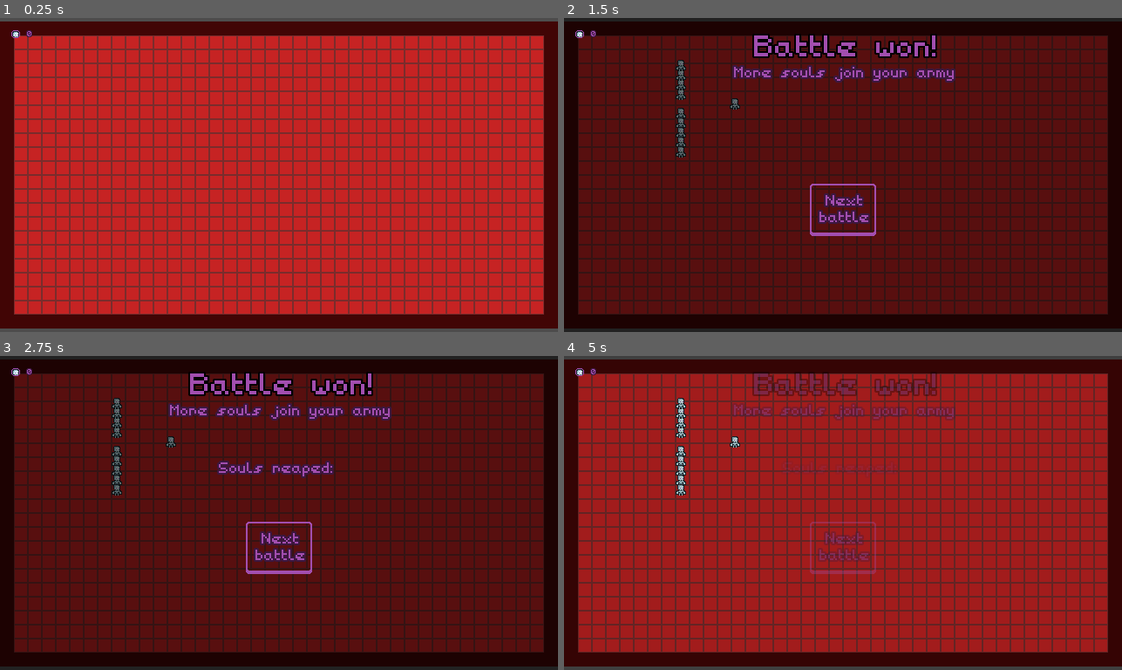
Above: before the commit, frames 1-4 (two rows, left to right).
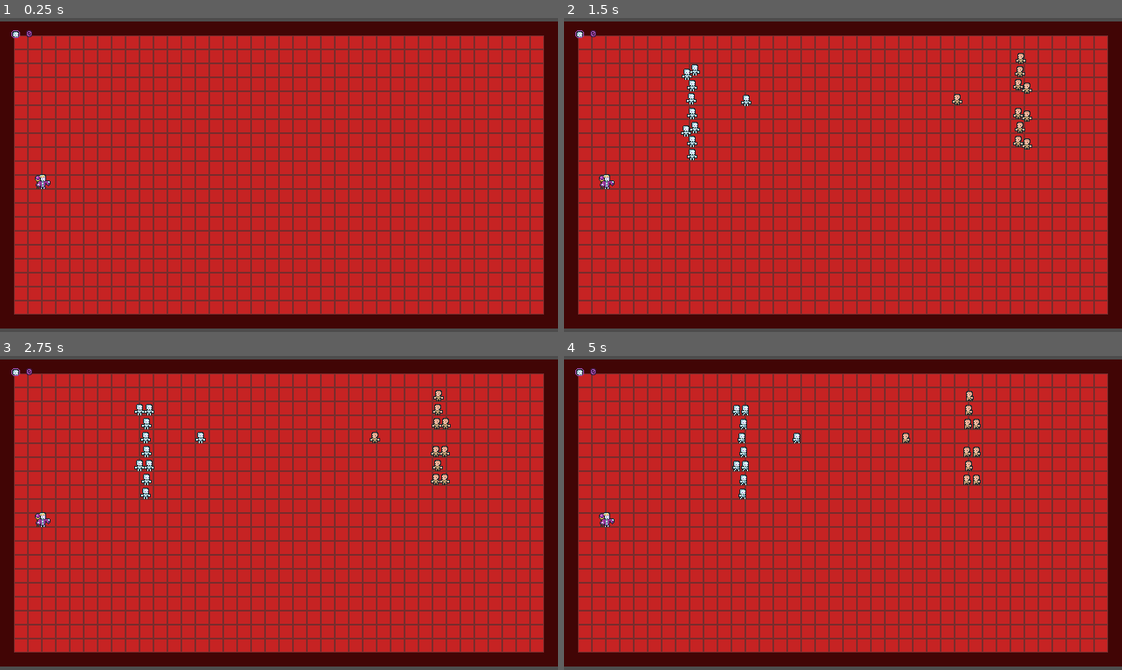
Above: after the commit, the same moments.

Repository: Hugo-Carbiener/Tinycromancer
Game: Godot game, scene res://scenes/combat.tscn
The game is run twice, just before and just after one commit, with the same random seed, the same clock (stepped at 60 frames per second) and the same inputs.
Inputs (mouse positions are in pixels of both pictures, inside the frame that each line leads up to):
- Up to frame 1 (0.25 s): no input
- Up to frame 2 (1.5 s): tap Enter at 0.5 s; tap Space (espace) at 0.6 s; click (843, 209) at 1.27 s
- Up to frame 3 (2.75 s): click (279, 547) at 2.02 s
- Up to frame 4 (5 s): click (843, 547) at 2.77 s; tap Space (espace) at 3.6, 4.35 s

The runs differ from the first frame. In frame 1, less than 0.1% of the frame differs, in the area x 6-10%, y 49-55%; in frame 2, 100%; in frame 3, 100%, in the area x 0-100%, y 0-100%; in frame 4, 66%.
Error before the commit: Invalid assignment of property or key 'ennemy_troops' with value of type 'Dictionary' on a base object of type 'Node2D (Spawner)'. (res://scripts/combat/Combat…

Commit message:
Add lich animations

Diff:
--- a/tini-cromancer/scenes/combat.tscn
+++ b/tini-cromancer/scenes/combat.tscn
@@ -10,6 +10,154 @@
 [ext_resource type="PackedScene" uid="uid://b5ghoydk6ffix" path="res://scenes/ui/large-texture-button.tscn" id="7_8we11"]
 [ext_resource type="PackedScene" uid="uid://bmneu2br407fk" path="res://scenes/ui/currency_icon.tscn" id="7_osi8t"]
 [ext_resource type="LabelSettings" uid="uid://iv4116vilm50" path="res://fonts/default.tres" id="9_sa5k0"]
+[ext_resource type="Texture2D" uid="uid://dka40be4qxpvw" path="res://sprites/assets_lich-idle.png" id="11_hmy61"]
+[ext_resource type="Texture2D" uid="uid://8haheuix2qg8" path="res://sprites/assets_lich-spell.png" id="12_0qyji"]
+[ext_resource type="Texture2D" uid="uid://bhsl3yry2qeex" path="res://sprites/assets_lich-spell-2.png" id="13_xkyey"]
+[ext_resource type="Script" uid="uid://c21uihntx4y80" path="res://scripts/combat/LichManager.gd" id="14_0qyji"]
+
+[sub_resource type="AtlasTexture" id="AtlasTexture_u07v1"]
+atlas = ExtResource("11_hmy61")
+region = Rect2(0, 0, 32, 32)
+
+[sub_resource type="AtlasTexture" id="AtlasTexture_hkish"]
+atlas = ExtResource("11_hmy61")
+region = Rect2(32, 0, 32, 32)
+
+[sub_resource type="AtlasTexture" id="AtlasTexture_a5n2y"]
+atlas = ExtResource("11_hmy61")
+region = Rect2(64, 0, 32, 32)
+
+[sub_resource type="AtlasTexture" id="AtlasTexture_v3mio"]
+atlas = ExtResource("11_hmy61")
+region = Rect2(96, 0, 32, 32)
+
+[sub_resource type="AtlasTexture" id="AtlasTexture_5wjy3"]
+atlas = ExtResource("11_hmy61")
+region = Rect2(128, 0, 32, 32)
+
+[sub_resource type="AtlasTexture" id="AtlasTexture_yxda2"]
+atlas = ExtResource("11_hmy61")
+region = Rect2(160, 0, 32, 32)
+
+[sub_resource type="AtlasTexture" id="AtlasTexture_86pfq"]
+atlas = ExtResource("12_0qyji")
+region = Rect2(0, 0, 32, 32)
+
+[sub_resource type="AtlasTexture" id="AtlasTexture_tx6c6"]
+atlas = ExtResource("12_0qyji")
+region = Rect2(32, 0, 32, 32)
+
+[sub_resource type="AtlasTexture" id="AtlasTexture_5mjvh"]
+atlas = ExtResource("12_0qyji")
+region = Rect2(64, 0, 32, 32)
+
+[sub_resource type="AtlasTexture" id="AtlasTexture_8f6io"]
+atlas = ExtResource("12_0qyji")
+region = Rect2(96, 0, 32, 32)
+
+[sub_resource type="AtlasTexture" id="AtlasTexture_bug7f"]
+atlas = ExtResource("12_0qyji")
+region = Rect2(128, 0, 32, 32)
+
+[sub_resource type="AtlasTexture" id="AtlasTexture_qocgv"]
+atlas = ExtResource("12_0qyji")
+region = Rect2(160, 0, 32, 32)
+
+[sub_resource type="AtlasTexture" id="AtlasTexture_fjou6"]
+atlas = ExtResource("13_xkyey")
+region = Rect2(0, 0, 32, 32)
+
+[sub_resource type="AtlasTexture" id="AtlasTexture_454rk"]
+atlas = ExtResource("13_xkyey")
+region = Rect2(32, 0, 32, 32)
+
+[sub_resource type="AtlasTexture" id="AtlasTexture_dtg3y"]
+atlas = ExtResource("13_xkyey")
+region = Rect2(64, 0, 32, 32)
+
+[sub_resource type="AtlasTexture" id="AtlasTexture_obhcq"]
+atlas = ExtResource("13_xkyey")
+region = Rect2(96, 0, 32, 32)
+
+[sub_resource type="AtlasTexture" id="AtlasTexture_xhvpo"]
+atlas = ExtResource("13_xkyey")
+region = Rect2(128, 0, 32, 32)
+
+[sub_resource type="AtlasTexture" id="AtlasTexture_2niml"]
+atlas = ExtResource("13_xkyey")
+region = Rect2(160, 0, 32, 32)
+
+[sub_resource type="SpriteFrames" id="SpriteFrames_knbq0"]
+animations = [{
+"frames": [{
+"duration": 1.0,
+"texture": SubResource("AtlasTexture_u07v1")
+}, {
+"duration": 1.0,
+"texture": SubResource("AtlasTexture_hkish")
+}, {
+"duration": 1.0,
+"texture": SubResource("AtlasTexture_a5n2y")
+}, {
+"duration": 1.0,
+"texture": SubResource("AtlasTexture_v3mio")
+}, {
+"duration": 1.0,
+"texture": SubResource("AtlasTexture_5wjy3")
+}, {
+"duration": 1.0,
+"texture": SubResource("AtlasTexture_yxda2")
+}],
+"loop": true,
+"name": &"idle",
+"speed": 5.0
+}, {
+"frames": [{
+"duration": 1.0,
+"texture": SubResource("AtlasTexture_86pfq")
+}, {
+"duration": 1.0,
+"texture": SubResource("AtlasTexture_tx6c6")
+}, {
+"duration": 1.0,
+"texture": SubResource("AtlasTexture_5mjvh")
+}, {
+"duration": 1.0,
+"texture": SubResource("AtlasTexture_8f6io")
+}, {
+"duration": 1.0,
+"texture": SubResource("AtlasTexture_bug7f")
+}, {
+"duration": 1.0,
+"texture": SubResource("AtlasTexture_qocgv")
+}],
+"loop": false,
+"name": &"spell-1",
+"speed": 5.0
+}, {
+"frames": [{
+"duration": 1.0,
+"texture": SubResource("AtlasTexture_fjou6")
+}, {
+"duration": 1.0,
+"texture": SubResource("AtlasTexture_454rk")
+}, {
+"duration": 1.0,
+"texture": SubResource("AtlasTexture_dtg3y")
+}, {
+"duration": 1.0,
+"texture": SubResource("AtlasTexture_obhcq")
+}, {
+"duration": 1.0,
+"texture": SubResource("AtlasTexture_xhvpo")
+}, {
+"duration": 1.0,
+"texture": SubResource("AtlasTexture_2niml")
+}],
+"loop": true,
+"name": &"spell-2",
+"speed": 5.0
+}]
 
 [sub_resource type="NavigationPolygon" id="NavigationPolygon_4l26h"]
 vertices = PackedVector2Array(8, 8, -8, 8, -8, -8, 8, -8)
@@ -34,9 +182,28 @@
 navigation_layer_0/layers = 1
 sources/0 = SubResource("TileSetAtlasSource_qajva")
 
-[node name="Combat" type="Node2D" node_paths=PackedStringArray("spawner")]
+[node name="Combat" type="Node2D" node_paths=PackedStringArray("spawner", "lich_manager")]
 script = ExtResource("1_4l26h")
 spawner = NodePath("Spawner")
+lich_manager = NodePath("Lich manager")
+
+[node name="Spawner" type="Node2D" parent="." node_paths=PackedStringArray("allies_spawn", "enemies_spawn")]
+script = ExtResource("3_aic3r")
+ally_troops = Dictionary[int, int]({
+0: 15
+})
+ennemy_troops = Dictionary[int, int]({
+0: 50
+})
+allies_spawn = NodePath("../Allies spawn")
+enemies_spawn = NodePath("../Enemiess spawn")
+
+[node name="Lich manager" type="AnimatedSprite2D" parent="."]
+z_index = 1
+position = Vector2(-272, 0)
+sprite_frames = SubResource("SpriteFrames_knbq0")
+animation = &"idle"
+script = ExtResource("14_0qyji")
 
 [node name="Background" type="TileMapLayer" parent="."]
 tile_map_data = PackedByteArray("AAD5//z/AAAAAAAAAAD5//3/AAAAAAAAAAD5//7/AAAAAAAAAAD5////AAAAAAAAAAD5/wAAAAAAAAAAAAD5/w …(14000 unchanged characters)…
@@ -49,11 +216,6 @@
 
 [node name="Enemiess spawn" type="Node2D" parent="."]
 position = Vector2(72, -41)
-
-[node name="Spawner" type="Node2D" parent="." node_paths=PackedStringArray("allies_spawn", "enemies_spawn")]
-script = ExtResource("3_aic3r")
-allies_spawn = NodePath("../Allies spawn")
-enemies_spawn = NodePath("../Enemiess spawn")
 
 [node name="CanvasLayer" type="CanvasLayer" parent="."]
 
--- a/tini-cromancer/scenes/components/troop_enemy.tscn
+++ b/tini-cromancer/scenes/components/troop_enemy.tscn
@@ -1,11 +1,13 @@
-[gd_scene load_steps=35 format=3 uid="uid://btexsgmdg4dip"]
+[gd_scene load_steps=49 format=3 uid="uid://btexsgmdg4dip"]
 
 [ext_resource type="Script" uid="uid://bbgwe3ab56xsc" path="res://scripts/troop/Troop.gd" id="1_88h1p"]
 [ext_resource type="Texture2D" uid="uid://36j20a6ajpre" path="res://sprites/assets_base-enemy-death.png" id="2_88h1p"]
 [ext_resource type="Texture2D" uid="uid://cmkln1pd6ubpy" path="res://sprites/assets_base-enemy-hit.png" id="3_rj0d8"]
 [ext_resource type="Texture2D" uid="uid://bac1gc3e8vpd5" path="res://sprites/assets_base-enemy-idle.png" id="4_t0067"]
 [ext_resource type="Texture2D" uid="uid://rjn31plebcg" path="res://sprites/assets_base-enemy-walk.png" id="5_056ia"]
+[ext_resource type="Texture2D" uid="uid://gcm4gnvlo43b" path="res://sprites/assets_corpse-res-1.png" id="5_t0067"]
 [ext_resource type="Script" uid="uid://ci62kk8hja3u5" path="res://scripts/troop/AnimationModule.gd" id="6_3xfmy"]
+[ext_resource type="Texture2D" uid="uid://d0jltjcj8j18f" path="res://sprites/assets_corpse-res-2.png" id="6_056ia"]
 [ext_resource type="Script" uid="uid://d32el1d16ipa2" path="res://scripts/troop/CombatModule.gd" id="7_fjwtp"]
 [ext_resource type="Script" uid="uid://cfv33gebg2a7j" path="res://scripts/troop/MovementModule.gd" id="8_ihrgh"]
 
@@ -79,6 +81,54 @@
 
 [sub_resource type="AtlasTexture" id="AtlasTexture_m6n08"]
 atlas = ExtResource("4_t0067")
+region = Rect2(160, 0, 32, 32)
+
+[sub_resource type="AtlasTexture" id="AtlasTexture_1l4vt"]
+atlas = ExtResource("5_t0067")
+region = Rect2(0, 0, 32, 32)
+
+[sub_resource type="AtlasTexture" id="AtlasTexture_3wqkk"]
+atlas = ExtResource("5_t0067")
+region = Rect2(32, 0, 32, 32)
+
+[sub_resource type="AtlasTexture" id="AtlasTexture_lkgnn"]
+atlas = ExtResource("5_t0067")
+region = Rect2(64, 0, 32, 32)
+
+[sub_resource type="AtlasTexture" id="AtlasTexture_xvu5k"]
+atlas = ExtResource("5_t0067")
+region = Rect2(96, 0, 32, 32)
+
+[sub_resource type="AtlasTexture" id="AtlasTexture_tf1e0"]
+atlas = ExtResource("5_t0067")
+region = Rect2(128, 0, 32, 32)
+
+[sub_resource type="AtlasTexture" id="AtlasTexture_abypl"]
+atlas = ExtResource("5_t0067")
+region = Rect2(160, 0, 32, 32)
+
+[sub_resource type="AtlasTexture" id="AtlasTexture_62x4o"]
+atlas = ExtResource("6_056ia")
+region = Rect2(0, 0, 32, 32)
+
+[sub_resource type="AtlasTexture" id="AtlasTexture_7r6wx"]
+atlas = ExtResource("6_056ia")
+region = Rect2(32, 0, 32, 32)
+
+[sub_resource type="AtlasTexture" id="AtlasTexture_e7r8t"]
+atlas = ExtResource("6_056ia")
+region = Rect2(64, 0, 32, 32)
+
+[sub_resource type="AtlasTexture" id="AtlasTexture_yn0et"]
+atlas = ExtResource("6_056ia")
+region = Rect2(96, 0, 32, 32)
+
+[sub_resource type="AtlasTexture" id="AtlasTexture_yvfpi"]
+atlas = ExtResource("6_056ia")
+region = Rect2(128, 0, 32, 32)
+
+[sub_resource type="AtlasTexture" id="AtlasTexture_n84qy"]
+atlas = ExtResource("6_056ia")
 region = Rect2(160, 0, 32, 32)
 
 [sub_resource type="AtlasTexture" id="AtlasTexture_kwnd4"]
@@ -174,6 +224,52 @@
 }],
 "loop": false,
 "name": &"idle",
+"speed": 5.0
+}, {
+"frames": [{
+"duration": 1.0,
+"texture": SubResource("AtlasTexture_1l4vt")
+}, {
+"duration": 1.0,
+"texture": SubResource("AtlasTexture_3wqkk")
+}, {
+"duration": 1.0,
+"texture": SubResource("AtlasTexture_lkgnn")
+}, {
+"duration": 1.0,
+"texture": SubResource("AtlasTexture_xvu5k")
+}, {
+"duration": 1.0,
+"texture": SubResource("AtlasTexture_tf1e0")
+}, {
+"duration": 1.0,
+"texture": SubResource("AtlasTexture_abypl")
+}],
+"loop": false,
+"name": &"res",
+"speed": 5.0
+}, {
+"frames": [{
+"duration": 1.0,
+"texture": SubResource("AtlasTexture_62x4o")
+}, {
+"duration": 1.0,
+"texture": SubResource("AtlasTexture_7r6wx")
+}, {
+"duration": 1.0,
+"texture": SubResource("AtlasTexture_e7r8t")
+}, {
+"duration": 1.0,
+"texture": SubResource("AtlasTexture_yn0et")
+}, {
+"duration": 1.0,
+"texture": SubResource("AtlasTexture_yvfpi")
+}, {
+"duration": 1.0,
+"texture": SubResource("AtlasTexture_n84qy")
+}],
+"loop": true,
+"name": &"res-loop",
 "speed": 5.0
 }, {
 "frames": [{
@@ -211,7 +307,7 @@
 
 [node name="Animated sprite" type="AnimatedSprite2D" parent="."]
 sprite_frames = SubResource("SpriteFrames_2lkha")
-animation = &"walk"
+animation = &"res-loop"
 offset = Vector2(0, -8)
 script = ExtResource("6_3xfmy")
 
--- a/tini-cromancer/scripts/combat/CombatManager.gd
+++ b/tini-cromancer/scripts/combat/CombatManager.gd
@@ -7,7 +7,10 @@
 
 static var instance : CombatManager
 
+@export_group("Components")
 @export var spawner : Spawner
+@export var lich_manager : LichManager
+
 var allies : Array[Troop]
 var alive_allies : Array[Troop]
 var enemies : Array[Troop]
@@ -24,7 +27,7 @@
 	spawner.ally_troops = UserData.troops
 	spawner.ennemy_troops = set_ennemi_troops()
 
-func set_ennemi_troops():
+func set_ennemi_troops() -> Dictionary[TroopFactory.TROOPS, int]:
 	#TODO : améliorer avec les nouvelles troop
 	return {TroopFactory.TROOPS.ENEMY_BASE_TROOP : UserData.level_number * 10}
 
@@ -120,9 +123,11 @@
 
 func win_fight():
 	UserData.souls += enemies.size()
+	await lich_manager.on_fight_win()
 	SignalBus.on_win.emit()
 
 func loose_fight():
+	await lich_manager.on_fight_lost()
 	SignalBus.on_loss.emit()
 
 func get_opponents_in_state(faction : FACTIONS, state: StateMachine.STATES) -> Array[Troop]:
--- /dev/null
+++ b/tini-cromancer/scripts/combat/LichManager.gd
@@ -0,0 +1,23 @@
+class_name LichManager extends AnimatedSprite2D
+
+static var instance : LichManager
+
+func _ready() -> void:
+	if instance == null:
+		instance = self
+
+func on_fight_win():
+	play_corpse_resurrection()
+	await play_lich_spell()
+
+func on_fight_lost():
+	pass
+
+func play_lich_spell():
+	play("spell-1")
+	await animation_finished
+	play("spell-2")
+
+func play_corpse_resurrection():
+	for enemy in CombatManager.instance.enemies:
+		enemy.animation_module.play_resurrection_animation()
--- a/tini-cromancer/scripts/troop/AnimationModule.gd
+++ b/tini-cromancer/scripts/troop/AnimationModule.gd
@@ -5,3 +5,10 @@
 func setup():
 	troop = get_parent()
 	flip_h = troop.faction == CombatManager.FACTIONS.ENEMIES
+
+func play_resurrection_animation():
+	if troop.faction != CombatManager.FACTIONS.ENEMIES: return
+
+	play("res")
+	await animation_finished
+	play("res-loop")
Not shown: 1 places in tini-cromancer/scenes/combat.tscn that only renumber resources
Not shown, added: tini-cromancer/scripts/combat/LichManager.gd.uid
Binary file changed: tini-cromancer/sprites/assets.aseprite
Binary file changed: tini-cromancer/sprites/assets_base-enemy-death.png
Binary file changed: tini-cromancer/sprites/assets_base-enemy-hit.png
Binary file changed: tini-cromancer/sprites/assets_base-enemy-idle.png
Binary file changed: tini-cromancer/sprites/assets_base-enemy-walk.png
Binary file changed: tini-cromancer/sprites/assets_corpse-res-1.png
Binary file changed: tini-cromancer/sprites/assets_corpse-res-2.png
Binary file changed: tini-cromancer/sprites/assets_hit.png
